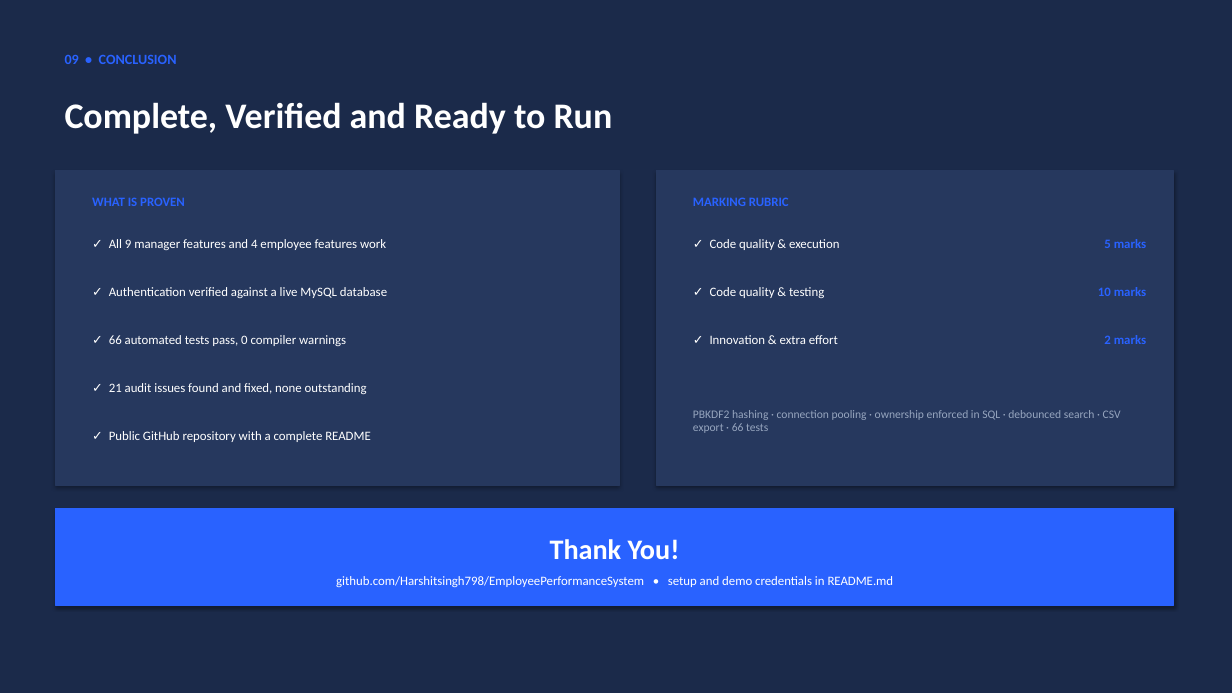
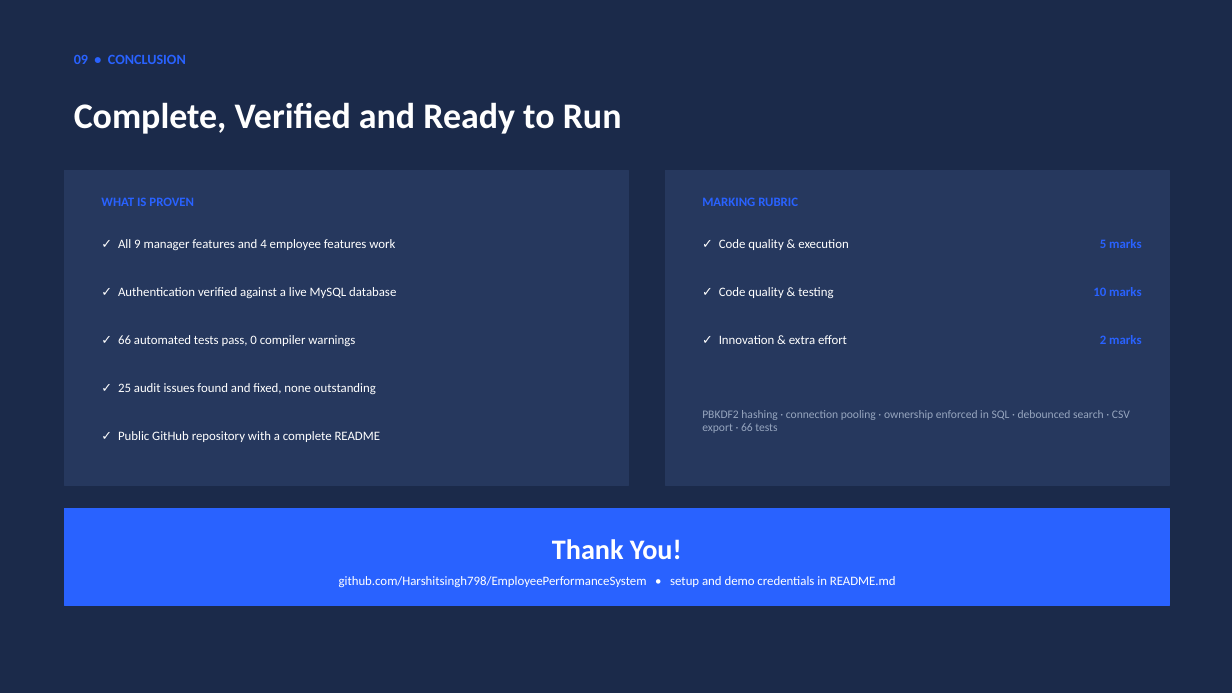
Before and after one commit to Harshitsingh798/EmployeePerformanceSystem, a slide deck: slide 10 of docs/Review2_Final_Performetrics.pptx. Drawn at 1232x693 pixels with LibreOffice and Linux fonts; fonts in the diff are those of the drawing. Boxes give left, top, right and bottom in pixels: in the first picture for what was removed or moved away, otherwise in the second. Text is boxed around its words. In the diff, an @@ line names an element or a change of style, - is before the commit and + after.

Commit message:
Complete Employee Performance System audit, tests, and Review 2 PPT

```diff
--- a/docs/Review2_Final_Performetrics.pptx
+++ b/docs/Review2_Final_Performetrics.pptx
@@ 10 texts, 1 rectangle: place and size @@
-10 texts, 1 rectangle at [55, 54, 840, 485]
+10 texts, 1 rectangle at [65, 54, 849, 485]
@@ shadow off in 3 elements at [65, 508, 1169, 605], [665, 171, 1169, 485], [65, 171, 628, 485] @@
@@ rectangle: place and size @@
-rectangle at [656, 171, 1174, 485]
+rectangle at [665, 171, 1169, 485]
@@ text "MARKING RUBRIC": place and size @@
-text "MARKING RUBRIC" at [693, 197, 789, 206]
+text "MARKING RUBRIC" at [702, 197, 798, 206]
@@ text "5 marks": place and size @@
-text "5 marks" at [1104, 239, 1146, 248]
+text "5 marks" at [1100, 239, 1141, 248]
@@ text "10 marks": place and size @@
-text "10 marks" at [1098, 287, 1146, 296]
+text "10 marks" at [1093, 287, 1141, 296]
@@ text "2 marks": place and size @@
-text "2 marks" at [1104, 335, 1146, 344]
+text "2 marks" at [1100, 335, 1141, 344]
@@ text at [118, 383, 376, 394]: text changed @@
-✓ 21 audit issues found and fixed, none outstanding
+✓ 25 audit issues found and fixed, none outstanding
@@ text "PBKDF2 hashing · connection pooling ...": place and size @@
-text "PBKDF2 hashing · connection pooling ..." at [693, 410, 1121, 433]
+text "PBKDF2 hashing · connection pooling ..." at [702, 410, 1130, 433]
@@ rectangle: place and size @@
-rectangle at [55, 508, 1174, 605]
+rectangle at [65, 508, 1169, 605]
```
Also in this commit, not shown: 9 other slides changed, 1 other file.
